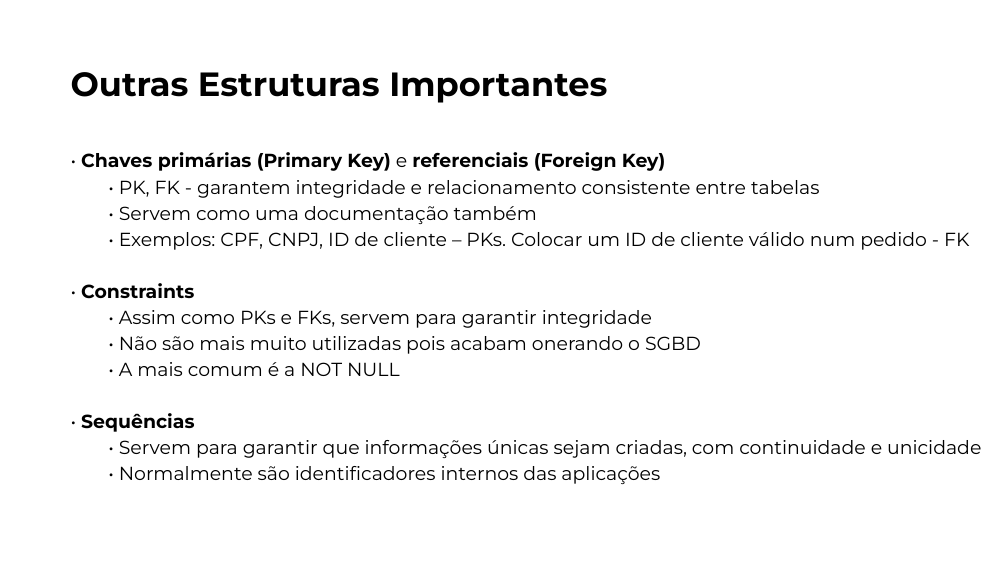
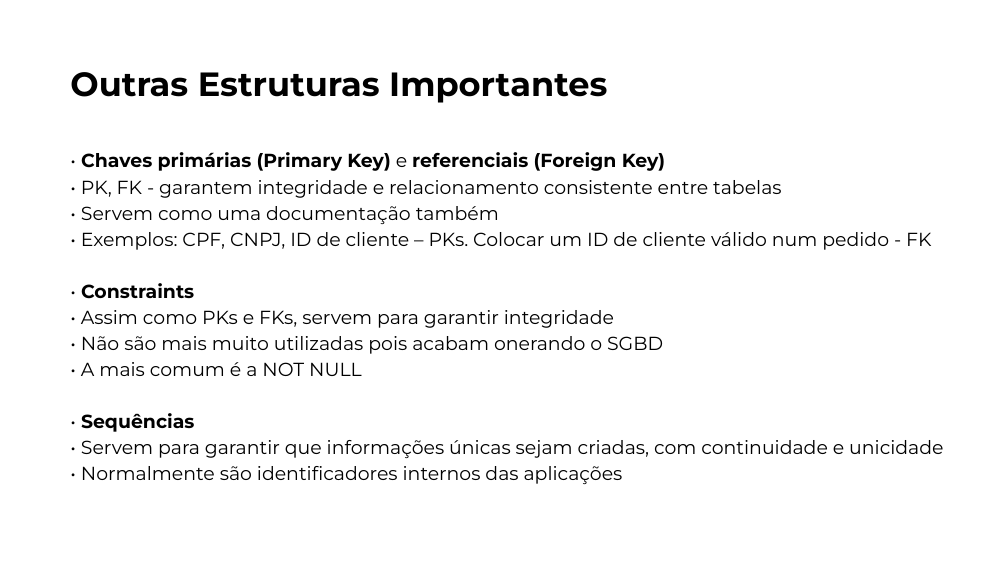
Before and after one commit to robsonfagner/personal_ti, a slide deck: slide 31 of TMY/sql/arquivos/Curso SQL - 2025.pptx. Drawn at 1008x567 pixels with LibreOffice and Linux fonts; fonts in the diff are those of the drawing; background and template pictures are left out. Boxes give left, top, right and bottom in pixels: in the first picture for what was removed or moved away, otherwise in the second. Text is boxed around its words. In the diff, an @@ line names an element or a change of style, - is before the commit and + after.

```diff
--- a/TMY/sql/arquivos/Curso SQL - 2025.pptx
+++ b/TMY/sql/arquivos/Curso SQL - 2025.pptx
@@ text "• Chaves primárias (Primary Key) ..." at box(81, 152, 943, 484): indent changed @@
```
Also in this commit, not shown: 34 other slides changed, 7 other files.
